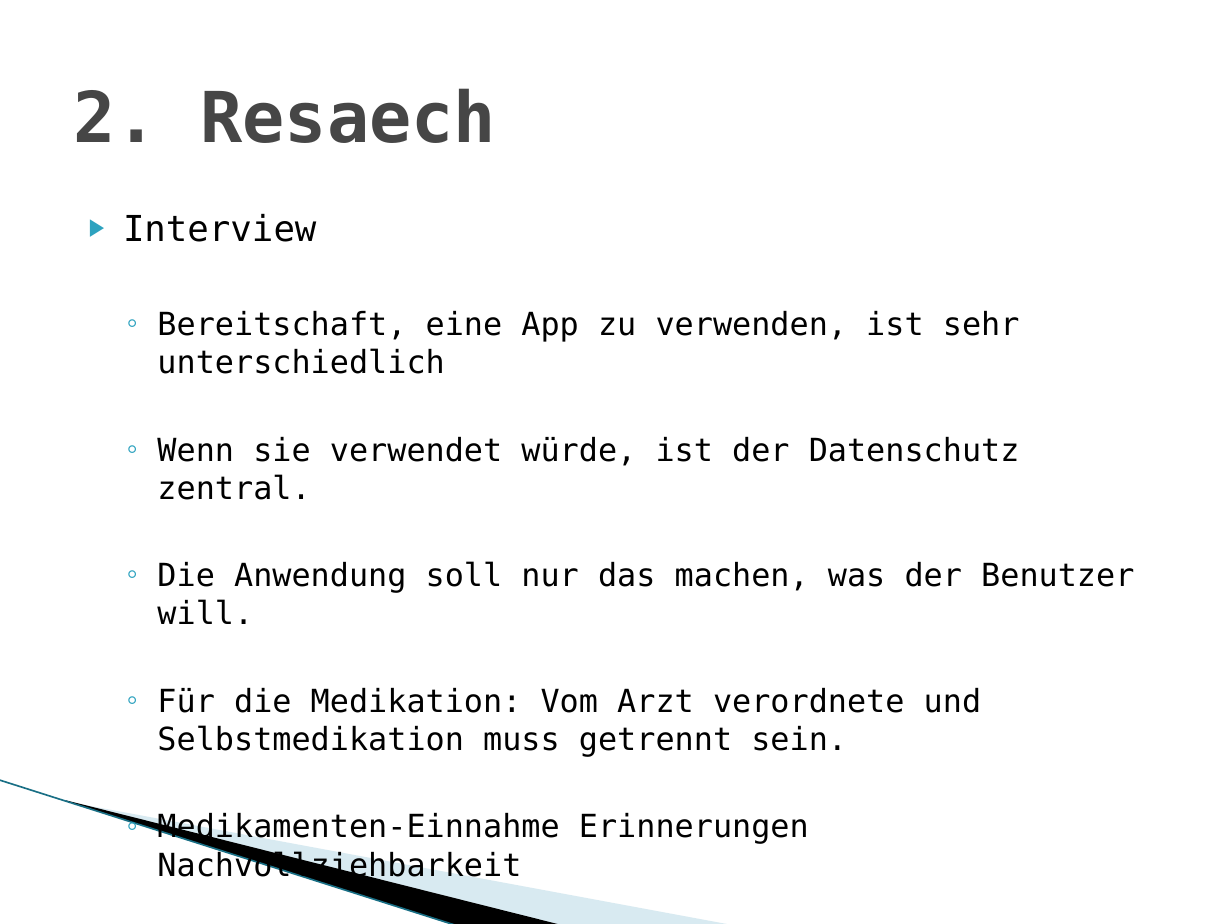
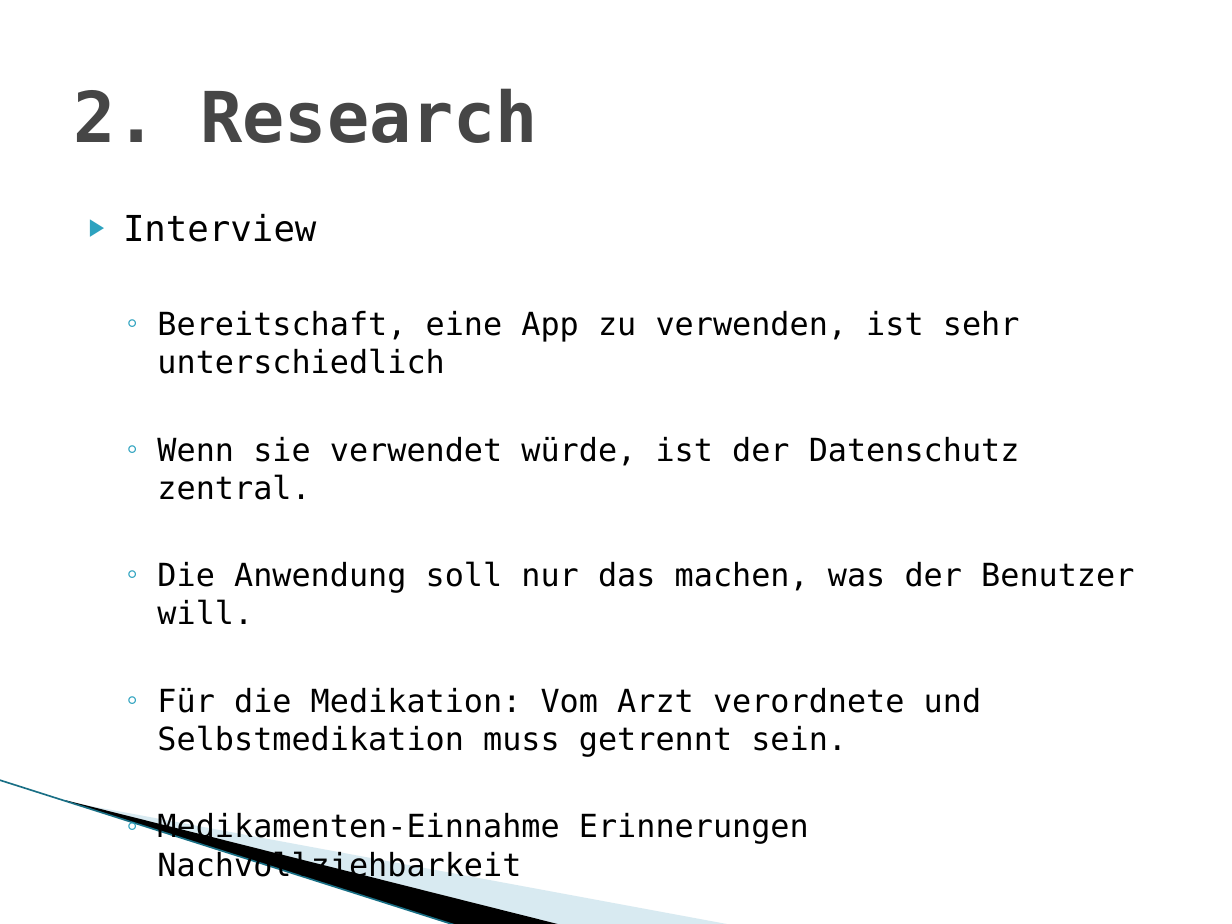
Before and after one commit to MarwinPhilips/ch.bfh.btx8081.w2015.schwarz, a slide deck: slide 5 of Documents/Task 3/Task 03 Design Thinking.pptx. Drawn at 1232x924 pixels with LibreOffice and Linux fonts; fonts in the diff are those of the drawing; background and template pictures are left out. Boxes give left, top, right and bottom in pixels: in the first picture for what was removed or moved away, otherwise in the second. Text is boxed around its words. In the diff, an @@ line names an element or a change of style, - is before the commit and + after.

```diff
--- a/Documents/Task 3/Task 03 Design Thinking.pptx
+++ b/Documents/Task 3/Task 03 Design Thinking.pptx
@@ title at (74,88,538,143): text changed @@
-2. Resaech
+2. Research
```
Also in this commit, not shown: 9 other slides changed, 6 slides added, 1 slide removed, 16 other files.
